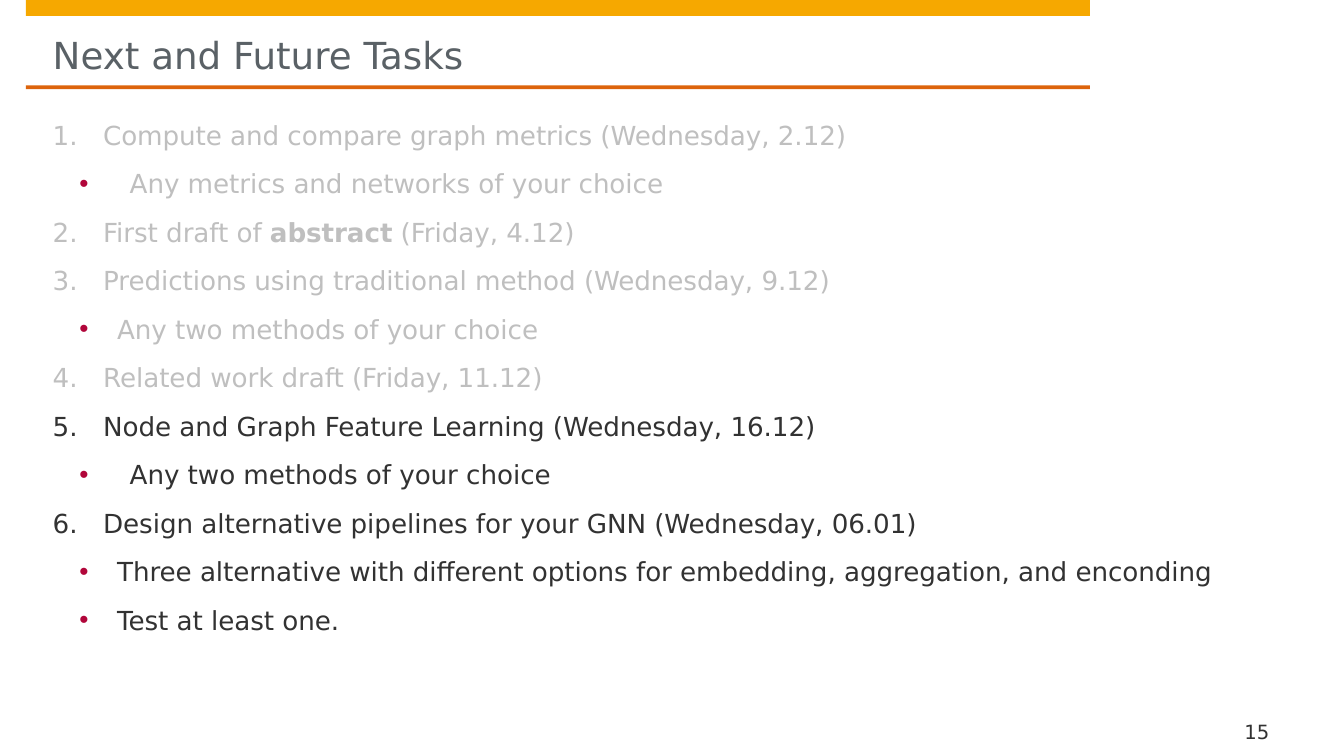
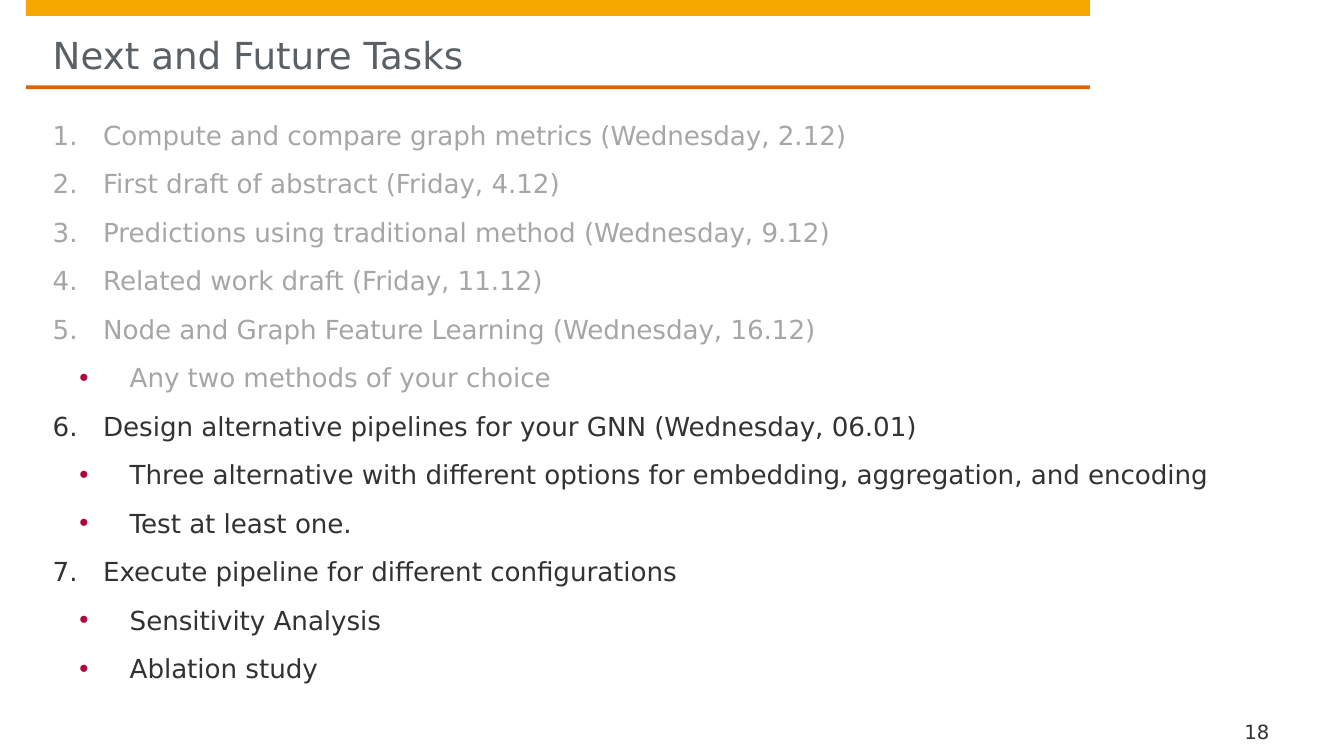
Before and after one commit to hpi-sam/GNN-Course-2020, a slide deck: slide 18 of 10. Temporal Graph Networks.pptx (slide 15 before the commit). Drawn at 1344x756 pixels with LibreOffice and Linux fonts; fonts in the diff are those of the drawing; background and template pictures are left out. Boxes give left, top, right and bottom in pixels: in the first picture for what was removed or moved away, otherwise in the second. Text is boxed around its words. In the diff, an @@ line names an element or a change of style, - is before the commit and + after.

```diff
--- a/10. Temporal Graph Networks.pptx
+++ b/10. Temporal Graph Networks.pptx
@@ text at [103, 125, 846, 534]: text colour #BFBFBF to #A6A6A6 in "Compute and compare graph metrics (Wednesday, 2.12)", "First draft of abstract (Friday, 4.12)", "Predictions using traditional method (Wednesday, 9.12)", "Related work draft (Friday, 11.12)"; bold off in "abstract"; text colour #323232 to #A6A6A6 in "Node and Graph Feature Learning (Wednesday, 16.12)", "Any two methods of your choice"; indent changed @@
@@ text at [130, 173, 663, 198]: paragraph removed @@
-  • Any metrics and networks of your choice
@@ text at [117, 319, 538, 344]: paragraph removed @@
-  • Any two methods of your choice
@@ text at [130, 464, 1208, 489]: text changed @@
-  • Three alternative with different options for embedding, aggregation, and enconding
+  • Three alternative with different options for embedding, aggregation, and encoding
@@ text at [103, 561, 676, 684]: paragraphs added @@
+7. Execute pipeline for different configurations
+  • Sensitivity Analysis
+  • Ablation study
@@ page number at [1244, 724, 1269, 740]: text changed @@
-15
+18
```
Also in this commit, not shown: 2 other slides changed, 4 slides added, 1 slide removed.
